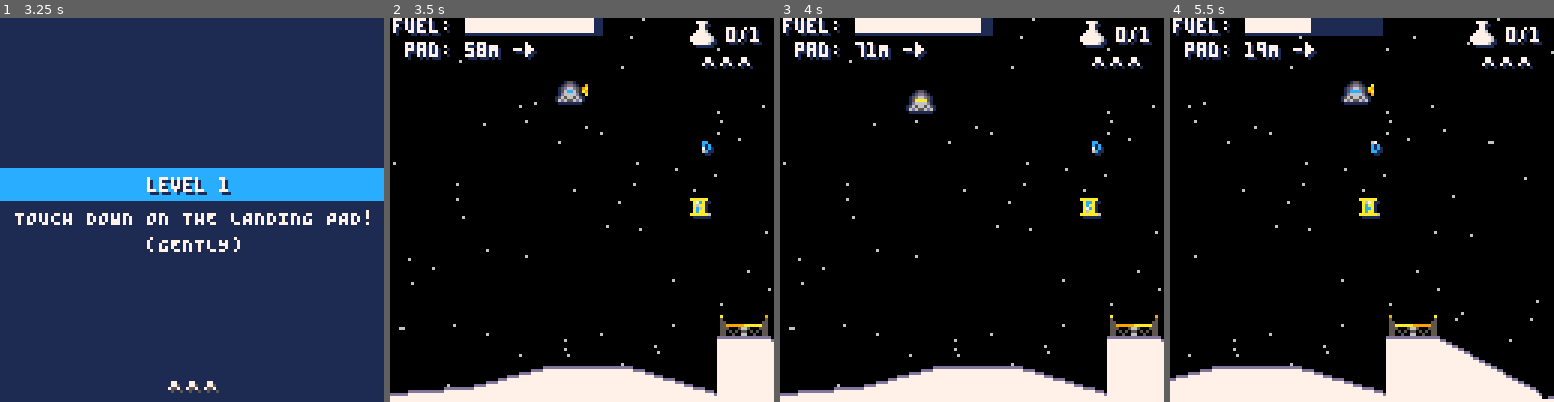
Above: before the commit, frames 1-4 (left to right).
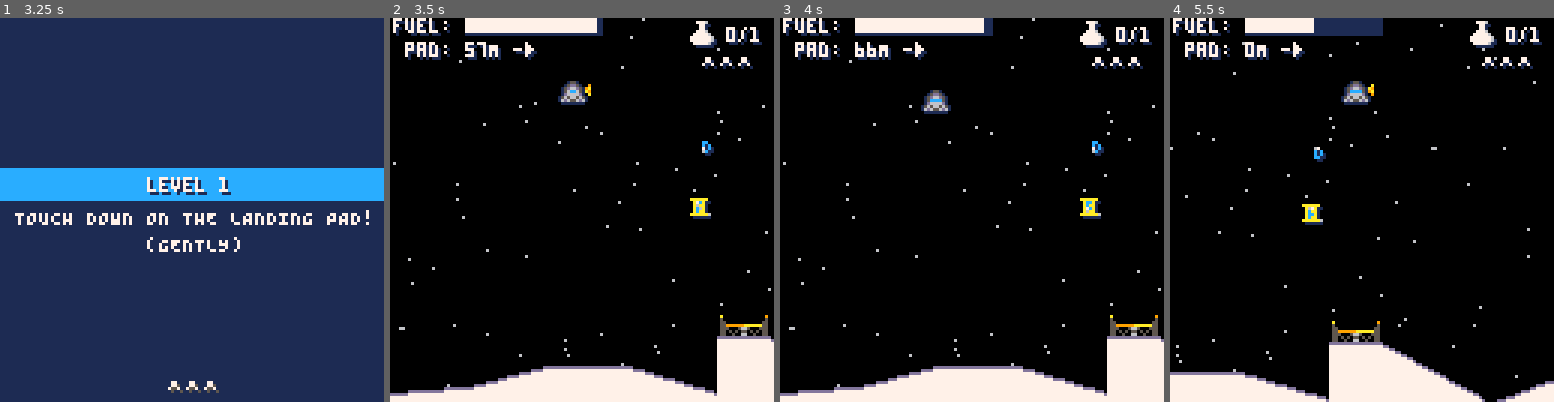
Above: after the commit, the same moments.

Repository: lewsid/moon-missions
Game: PICO-8 cartridge moonmissions.p8
The game is run twice, just before and just after one commit, with the same random seed, the same clock (stepped at 60 frames per second) and the same inputs.
Inputs:
- Up to frame 1 (3.25 s): tap X (X key) at 0.33, 1.07, 1.85, 2.97 s; tap O (Z key) at 0.7, 1.7, 2.1, 2.5, 2.9 s; hold Right 1.6-2.1 s; hold Up 2.15-2.42 s; hold Right 2.47-3.03 s; hold Left from 3.08 s (still down)
- Up to frame 2 (3.5 s): keep holding Left; tap O (Z key) at 3.3 s
- Up to frame 3 (4 s): release Left at 3.58 s; hold Down 3.63-3.97 s; tap O (Z key) at 3.7 s
- Up to frame 4 (5.5 s): hold Right 4.02-4.68 s; tap X (X key) at 4.08, 5.2 s; tap O (Z key) every 0.4 s from 4.1 to 5.3 s; hold Up 4.73-5.03 s; hold Left from 5.08 s (still down)

Frame 1 is identical in both runs. In frame 2, 0.5% of the frame differs, in the area x 22-54%, y 0-23%; in frame 3, 0.7%; in frame 4, 8.8%, in the area x 0-100%, y 0-100%.

Commit message:
Fixed upkeep overflow

Diff:
--- a/moonmissions.p8
+++ b/moonmissions.p8
@@ -582,6 +582,7 @@
 end
 
 function init_level(preserve)
+	upkeep={frames=0,seconds=0}
 	reset_timer()
 	config.game_state="levelintro"
 	cam={x=0,y=0}
Not shown, changed: README.md
Not shown, changed: RELEASE.md
